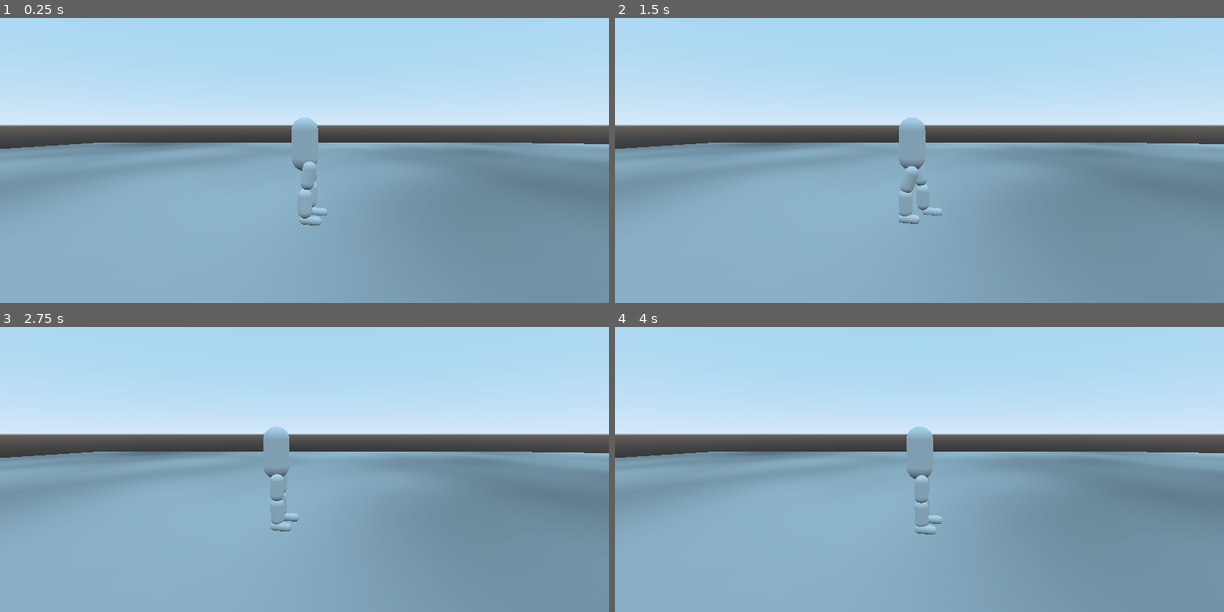
Above: before the commit, frames 1-4 (two rows, left to right).
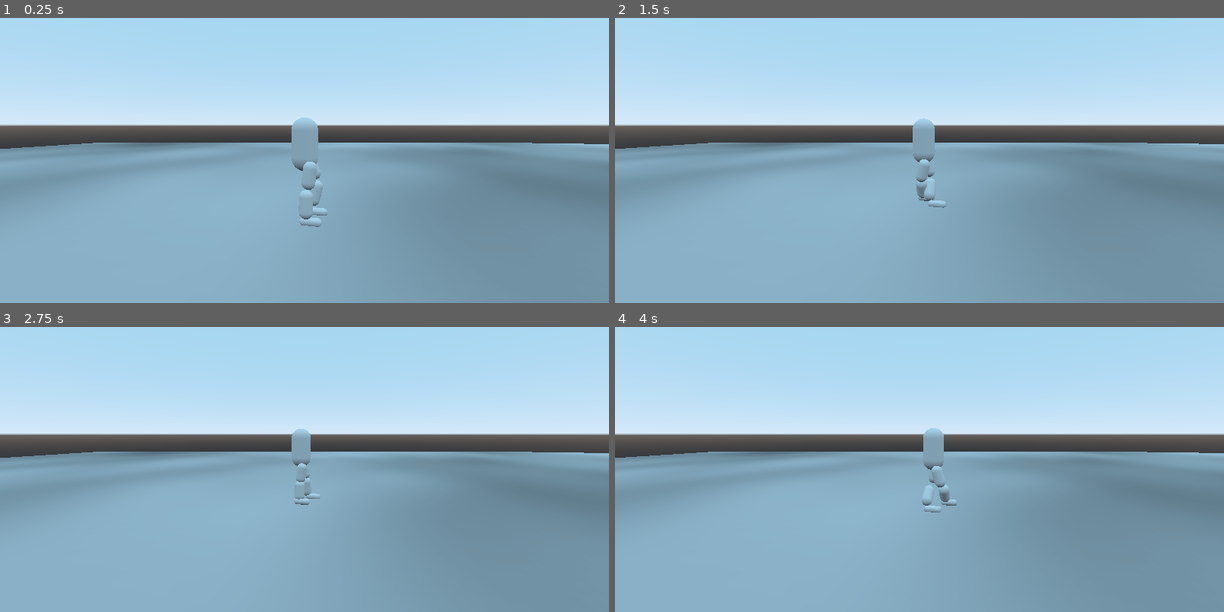
Above: after the commit, the same moments.

Repository: Terkwood/tinker-godot-joint
Game: Godot game, scene res://Main.tscn
Two runs of this game, one before a commit and one after it. Both use one fixed random seed, a clock stepped at 60 frames per second and the inputs below.
Inputs:
- Up to frame 1 (0.25 s): no input
- Up to frame 2 (1.5 s): hold Right (ui_right) 0.53-1.28 s; hold Down (ui_down) from 1.28 s (still down)
- Up to frame 3 (2.75 s): release Down (ui_down) at 2.03 s; hold Right (ui_right) from 2.03 s (still down)
- Up to frame 4 (4 s): release Right (ui_right) at 2.78 s; hold Up (ui_up) 2.78-3.53 s; hold Left (ui_left) from 3.53 s (still down)

The runs differ from the first frame. In frame 1, 0.1% of the frame differs, in the area x 48-53%, y 50-74%; in frame 2, 0.9%; in frame 3, 1.0%, in the area x 43-53%, y 34-72%; in frame 4, 0.9%.

Commit message:
feat: add left/right movement (#7)

Diff:
--- a/Player.gd
+++ b/Player.gd
@@ -2,36 +2,41 @@
 
 onready var _walking = preload("res://walking.gd").new()
 
-onready var _right_foot = $RightFoot
-onready var _left_foot = $LeftFoot
+onready var _right_foot = $RFoot
+onready var _left_foot = $LFoot
 onready var _kin_upper_body = $KinUpperBody
+
+onready var _left_boundary = $KinUpperBody/LeftBoundary
+onready var _right_boundary = $KinUpperBody/RightBoundary
 
 func _input(_event):
 	if Input.is_action_just_pressed("ui_up"):
 		_walking.motion_z = _walking.Motion.Incr
 	if Input.is_action_just_pressed("ui_down"):
 		_walking.motion_z = _walking.Motion.Decr
+	if Input.is_action_just_pressed("ui_right"):
+		_walking.motion_x = _walking.Motion.Incr
 	if Input.is_action_just_pressed("ui_left"):
-		pass #movement = Vector2(-1.0 * MOVE, movement.y)
-	if Input.is_action_just_pressed("ui_right"):
-		pass #movement = Vector2(MOVE, movement.y)
+		_walking.motion_x = _walking.Motion.Decr
 
-	if Input.is_action_just_released("ui_up") and !Input.is_action_just_released("ui_down"):
-		_walking.motion_z = _walking.Motion.None
-	if Input.is_action_just_released("ui_down") and !Input.is_action_just_released("ui_up"):
-		_walking.motion_z = _walking.Motion.None
-	if Input.is_action_just_released("ui_left") and !Input.is_action_pressed("ui_right"):
-		pass # movement = Vector2(0, movement.y)
-	if Input.is_action_just_released("ui_right") and !Input.is_action_pressed("ui_left"):
-		pass #movement = Vector2(0, movement.y)
+	if Input.is_action_just_released("ui_up") or Input.is_action_just_released("ui_down"):
+		_walking.stop_z()
+	if Input.is_action_just_released("ui_left") or Input.is_action_just_released("ui_right"):
+		_walking.stop_x()
 
 
-const _COEFF = 3.0
+const _Z_COEFF = 3.0
+const _X_COEFF = 5.0
+const _EPSILON = 0.001
+
+var _last_swap_ms = OS.get_ticks_msec()
+const _DEBOUNCE_MS = 50
 
 func _physics_process(_delta):
-	var move_z = _convert(_walking.motion_z)
+	var move_z = _convert(_walking.motion_z) * _Z_COEFF
+	var move_x = _convert(_walking.motion_x) * _X_COEFF
 
-	var v = Vector3(0, 0, move_z * _COEFF)
+	var v = Vector3(move_x,0,move_z)
 	_kin_upper_body.move_and_slide(v)
 	_foot_node().move_and_slide(2.0 * v)
 
@@ -42,6 +47,7 @@
 	else:
 		return _right_foot
 
+
 func _convert(walk_motion) -> int:
 	if walk_motion == _walking.Motion.Decr:
 		return 1
@@ -49,15 +55,20 @@
 		return -1
 	return 0
 
+func _handle_foot(body: PhysicsBody):
+	var now_ms = OS.get_ticks_msec()
+	if body == _foot_node() and _last_swap_ms + _DEBOUNCE_MS < now_ms:
+		_walking.moving_foot = _walking.other_foot()
+		_last_swap_ms = OS.get_ticks_msec()
+
+func _on_LeftBoundary_body_entered(body):
+	_handle_foot(body)
+
+func _on_RightBoundary_body_entered(body):
+	_handle_foot(body)
 
 func _on_FrontBoundary_body_entered(body):
 	_handle_foot(body)
 
-
-
 func _on_BackBoundary_body_entered(body):
 	_handle_foot(body)
-
-func _handle_foot(body: PhysicsBody):
-	if body == _left_foot or body == _right_foot:
-		_walking.moving_foot = _walking.other_foot()
--- a/Player.tscn
+++ b/Player.tscn
@@ -1,36 +1,39 @@
-[gd_scene load_steps=12 format=2]
+[gd_scene load_steps=13 format=2]
 
 [ext_resource path="res://Player.gd" type="Script" id=1]
 
-[sub_resource type="CapsuleShape" id=2]
+[sub_resource type="CapsuleShape" id=1]
 height = 2.0
 
-[sub_resource type="CapsuleMesh" id=3]
+[sub_resource type="CapsuleMesh" id=2]
 mid_height = 2.0
 
-[sub_resource type="BoxShape" id=1]
-extents = Vector3( 2, 0, 1 )
-
-[sub_resource type="PhysicsMaterial" id=4]
+[sub_resource type="BoxShape" id=3]
+extents = Vector3( 2.5, 0.2, 1 )
+
+[sub_resource type="BoxShape" id=4]
+extents = Vector3( 2, 0.2, 1 )
+
+[sub_resource type="PhysicsMaterial" id=5]
 friction = 50.0
 rough = true
 
-[sub_resource type="CapsuleShape" id=5]
-radius = 0.5
-
-[sub_resource type="CapsuleMesh" id=6]
+[sub_resource type="CapsuleShape" id=6]
 radius = 0.5
 
 [sub_resource type="CapsuleMesh" id=7]
+radius = 0.5
+
+[sub_resource type="CapsuleMesh" id=8]
 radius = 0.3
 
-[sub_resource type="CapsuleShape" id=8]
+[sub_resource type="CapsuleShape" id=9]
 radius = 0.3
 
-[sub_resource type="CapsuleShape" id=9]
-radius = 0.5
-
-[sub_resource type="CapsuleMesh" id=10]
+[sub_resource type="CapsuleShape" id=10]
+radius = 0.5
+
+[sub_resource type="CapsuleMesh" id=11]
 radius = 0.5
 
 [node name="Player" type="Spatial"]
@@ -42,41 +45,59 @@
 
 [node name="CollisionShape" type="CollisionShape" parent="KinUpperBody"]
 transform = Transform( 1, 0, 0, 0, -4.37114e-08, -1, 0, 1, -4.37114e-08, 0, 0, 0 )
-shape = SubResource( 2 )
+shape = SubResource( 1 )
 
 [node name="MeshInstance" type="MeshInstance" parent="KinUpperBody"]
 transform = Transform( 1, 0, 0, 0, -4.37114e-08, -1, 0, 1, -4.37114e-08, 0, 0, 0 )
-mesh = SubResource( 3 )
+mesh = SubResource( 2 )
 material/0 = null
 
 [node name="FrontBoundary" type="Area" parent="KinUpperBody"]
-transform = Transform( 1, 0, 0, 0, 1, 0, 0, 0, 1, 0, -5.37544, 2.5 )
+transform = Transform( 1, 0, 0, 0, -1.62921e-07, -1, 0, 1, -1.62921e-07, 0, -5.375, 2.9 )
+collision_layer = 3
+collision_mask = 3
 
 [node name="CollisionShape" type="CollisionShape" parent="KinUpperBody/FrontBoundary"]
-transform = Transform( 1, 0, 0, 0, -4.37114e-08, -1, 0, 1, -4.37114e-08, 0, 0, 0 )
-shape = SubResource( 1 )
+shape = SubResource( 3 )
 
 [node name="BackBoundary" type="Area" parent="KinUpperBody"]
-transform = Transform( 1, 0, 0, 0, 1, 0, 0, 0, 1, 0, -5.37544, -1.08011 )
+transform = Transform( 1, 0, 0, 0, -1.62921e-07, -1, 0, 1, -1.62921e-07, 0, -5.375, -1.48 )
+collision_layer = 3
+collision_mask = 3
 
 [node name="CollisionShape" type="CollisionShape" parent="KinUpperBody/BackBoundary"]
-transform = Transform( 1, 0, 0, 0, -4.37114e-08, -1, 0, 1, -4.37114e-08, 0, 0, 0 )
-shape = SubResource( 1 )
-
-[node name="LeftUpperLeg" type="RigidBody" parent="."]
+shape = SubResource( 3 )
+
+[node name="LeftBoundary" type="Area" parent="KinUpperBody"]
+transform = Transform( -1.62921e-07, 1, -1.62921e-07, 0, -1.62921e-07, -1, -1, -1.62921e-07, 2.65432e-14, 2.47967, -5.375, 0.694015 )
+collision_layer = 3
+collision_mask = 3
+
+[node name="CollisionShape" type="CollisionShape" parent="KinUpperBody/LeftBoundary"]
+shape = SubResource( 4 )
+
+[node name="RightBoundary" type="Area" parent="KinUpperBody"]
+transform = Transform( -1.62921e-07, 1, -1.62921e-07, 0, -1.62921e-07, -1, -1, -1.62921e-07, 2.65432e-14, -2.49863, -5.375, 0.694 )
+collision_layer = 3
+collision_mask = 3
+
+[node name="CollisionShape" type="CollisionShape" parent="KinUpperBody/RightBoundary"]
+shape = SubResource( 4 )
+
+[node name="RUpperLeg" type="RigidBody" parent="."]
 transform = Transform( 1, 0, 0, 0, -4.37114e-08, -1, 0, 1, -4.37114e-08, -0.90029, 3.13039, 0.3817 )
 mass = 12.44
-physics_material_override = SubResource( 4 )
-
-[node name="CollisionShape" type="CollisionShape" parent="LeftUpperLeg"]
-shape = SubResource( 5 )
-
-[node name="MeshInstance" type="MeshInstance" parent="LeftUpperLeg"]
+physics_material_override = SubResource( 5 )
+
+[node name="CollisionShape" type="CollisionShape" parent="RUpperLeg"]
+shape = SubResource( 6 )
+
+[node name="MeshInstance" type="MeshInstance" parent="RUpperLeg"]
 transform = Transform( 1, 0, 0, 0, 1, 0, 0, 0, 1, 0, 2.98023e-08, 0.267518 )
-mesh = SubResource( 6 )
-material/0 = null
-
-[node name="LeftHingeJoint" type="HingeJoint" parent="LeftUpperLeg"]
+mesh = SubResource( 7 )
+material/0 = null
+
+[node name="LeftHingeJoint" type="HingeJoint" parent="RUpperLeg"]
 transform = Transform( 2.6543e-14, 1.62921e-07, -1, 1, -1.62921e-07, -1.50772e-19, -1.62921e-07, -1, -1.62921e-07, 0.171699, -0.134717, -0.682546 )
 nodes/node_a = NodePath("../../KinUpperBody")
 nodes/node_b = NodePath("..")
@@ -86,21 +107,21 @@
 angular_limit/lower = -30.0
 angular_limit/relaxation = 0.31
 
-[node name="LeftLowerLeg" type="RigidBody" parent="."]
+[node name="RLowerLeg" type="RigidBody" parent="."]
 transform = Transform( 1, 0, 0, 0, -4.37114e-08, -1, 0, 1, -4.37114e-08, -0.90029, 1.3122, 0.3817 )
 mass = 11.47
 
-[node name="CollisionShape" type="CollisionShape" parent="LeftLowerLeg"]
-shape = SubResource( 5 )
-
-[node name="MeshInstance" type="MeshInstance" parent="LeftLowerLeg"]
+[node name="CollisionShape" type="CollisionShape" parent="RLowerLeg"]
+shape = SubResource( 6 )
+
+[node name="MeshInstance" type="MeshInstance" parent="RLowerLeg"]
 transform = Transform( 1, 0, 0, 0, 1, 0, 0, 0, 1, 0, 2.98023e-08, 0.267518 )
-mesh = SubResource( 6 )
-material/0 = null
-
-[node name="LeftHingeJoint" type="HingeJoint" parent="LeftLowerLeg"]
+mesh = SubResource( 7 )
+material/0 = null
+
+[node name="RHingeJoint" type="HingeJoint" parent="RLowerLeg"]
 transform = Transform( 2.6543e-14, 1.62921e-07, -1, 1, -1.62921e-07, -1.50772e-19, -1.62921e-07, -1, -1.62921e-07, 0.171699, -0.134717, -0.682546 )
-nodes/node_a = NodePath("../../LeftUpperLeg")
+nodes/node_a = NodePath("../../RUpperLeg")
 nodes/node_b = NodePath("..")
 params/bias = 0.99
 angular_limit/enable = true
@@ -108,31 +129,34 @@
 angular_limit/lower = -30.0
 angular_limit/relaxation = 0.31
 
-[node name="LeftFoot" type="KinematicBody" parent="."]
+[node name="RFoot" type="KinematicBody" parent="."]
 transform = Transform( 1, 0, 0, 0, 1, 0, 0, 0, 1, -1.08197, 0, 0.69196 )
-
-[node name="MeshInstance" type="MeshInstance" parent="LeftFoot"]
-mesh = SubResource( 7 )
-material/0 = null
-
-[node name="CollisionShape" type="CollisionShape" parent="LeftFoot"]
-shape = SubResource( 8 )
-
-[node name="HingeJoint" type="HingeJoint" parent="LeftFoot"]
-nodes/node_a = NodePath("../../LeftLowerLeg")
-nodes/node_b = NodePath("..")
-
-[node name="RightUpperLeg" type="RigidBody" parent="."]
+collision/safe_margin = 0.01
+
+[node name="MeshInstance" type="MeshInstance" parent="RFoot"]
+mesh = SubResource( 8 )
+material/0 = null
+
+[node name="CollisionShape" type="CollisionShape" parent="RFoot"]
+shape = SubResource( 9 )
+
+[node name="HingeJoint" type="HingeJoint" parent="RFoot"]
+nodes/node_a = NodePath("../../RLowerLeg")
+nodes/node_b = NodePath("..")
+
+[node name="LUpperLeg" type="RigidBody" parent="."]
 transform = Transform( 1, 0, 0, 0, -4.37114e-08, -1, 0, 1, -4.37114e-08, 1.10273, 2.93819, 0 )
-
-[node name="CollisionShape" type="CollisionShape" parent="RightUpperLeg"]
-shape = SubResource( 9 )
-
-[node name="MeshInstance" type="MeshInstance" parent="RightUpperLeg"]
-mesh = SubResource( 10 )
-material/0 = null
-
-[node name="RightHingeJoint" type="HingeJoint" parent="RightUpperLeg"]
+collision_layer = 2
+collision_mask = 2
+
+[node name="CollisionShape" type="CollisionShape" parent="LUpperLeg"]
+shape = SubResource( 10 )
+
+[node name="MeshInstance" type="MeshInstance" parent="LUpperLeg"]
+mesh = SubResource( 11 )
+material/0 = null
+
+[node name="RightHingeJoint" type="HingeJoint" parent="LUpperLeg"]
 transform = Transform( 9.6679e-10, 1.62918e-07, -1, 0.999982, -0.00593413, -1.99411e-15, -0.00593413, -0.999982, -1.62921e-07, 0, -1.31307e-07, -0.805954 )
 nodes/node_a = NodePath("../../KinUpperBody")
 nodes/node_b = NodePath("..")
@@ -142,38 +166,45 @@
 angular_limit/lower = -30.0
 angular_limit/relaxation = 0.31
 
-[node name="RightLowerLeg" type="RigidBody" parent="."]
+[node name="LLowerLeg" type="RigidBody" parent="."]
 transform = Transform( 1, 0, 0, 0, -4.37114e-08, -1, 0, 1, -4.37114e-08, 1.10273, 1.07239, 0 )
-
-[node name="CollisionShape" type="CollisionShape" parent="RightLowerLeg"]
+collision_layer = 2
+collision_mask = 2
+
+[node name="CollisionShape" type="CollisionShape" parent="LLowerLeg"]
+shape = SubResource( 10 )
+
+[node name="MeshInstance" type="MeshInstance" parent="LLowerLeg"]
+mesh = SubResource( 11 )
+material/0 = null
+
+[node name="LHingeJoint" type="HingeJoint" parent="LLowerLeg"]
+transform = Transform( 9.6679e-10, 1.62918e-07, -1, 0.999982, -0.00593413, -1.99411e-15, -0.00593413, -0.999982, -1.62921e-07, 0, -1.31307e-07, -0.805954 )
+nodes/node_a = NodePath("../../LUpperLeg")
+nodes/node_b = NodePath("..")
+params/bias = 0.92
+angular_limit/enable = true
+angular_limit/upper = 30.0
+angular_limit/lower = -30.0
+angular_limit/relaxation = 0.31
+
+[node name="LFoot" type="KinematicBody" parent="."]
+transform = Transform( 1, 0, 0, 0, 1, 0, 0, 0, 1, 1.11046, 0, 0.734145 )
+collision_layer = 2
+collision_mask = 2
+collision/safe_margin = 0.01
+
+[node name="MeshInstance" type="MeshInstance" parent="LFoot"]
+mesh = SubResource( 8 )
+material/0 = null
+
+[node name="CollisionShape" type="CollisionShape" parent="LFoot"]
 shape = SubResource( 9 )
 
-[node name="MeshInstance" type="MeshInstance" parent="RightLowerLeg"]
-mesh = SubResource( 10 )
-material/0 = null
-
-[node name="RightHingeJoint" type="HingeJoint" parent="RightLowerLeg"]
-transform = Transform( 9.6679e-10, 1.62918e-07, -1, 0.999982, -0.00593413, -1.99411e-15, -0.00593413, -0.999982, -1.62921e-07, 0, -1.31307e-07, -0.805954 )
-nodes/node_a = NodePath("../../RightUpperLeg")
-nodes/node_b = NodePath("..")
-params/bias = 0.92
-angular_limit/enable = true
-angular_limit/upper = 30.0
-angular_limit/lower = -30.0
-angular_limit/relaxation = 0.31
-
-[node name="RightFoot" type="KinematicBody" parent="."]
-transform = Transform( 1, 0, 0, 0, 1, 0, 0, 0, 1, 1.11046, 0, 0.734145 )
-
-[node name="MeshInstance" type="MeshInstance" parent="RightFoot"]
-mesh = SubResource( 7 )
-material/0 = null
-
-[node name="CollisionShape" type="CollisionShape" parent="RightFoot"]
-shape = SubResource( 8 )
-
-[node name="HingeJoint" type="HingeJoint" parent="RightFoot"]
-nodes/node_a = NodePath("../../RightLowerLeg")
+[node name="HingeJoint" type="HingeJoint" parent="LFoot"]
+nodes/node_a = NodePath("../../LLowerLeg")
 nodes/node_b = NodePath("..")
 [connection signal="body_entered" from="KinUpperBody/FrontBoundary" to="." method="_on_FrontBoundary_body_entered"]
 [connection signal="body_entered" from="KinUpperBody/BackBoundary" to="." method="_on_BackBoundary_body_entered"]
+[connection signal="body_entered" from="KinUpperBody/LeftBoundary" to="." method="_on_LeftBoundary_body_entered"]
+[connection signal="body_entered" from="KinUpperBody/RightBoundary" to="." method="_on_RightBoundary_body_entered"]
--- a/walking.gd
+++ b/walking.gd
@@ -14,3 +14,8 @@
 
 func other_foot():
 	return Foot.Right if moving_foot == Foot.Left else Foot.Left
+
+func stop_x():
+	motion_x = Motion.None
+func stop_z():
+	motion_z = Motion.None
